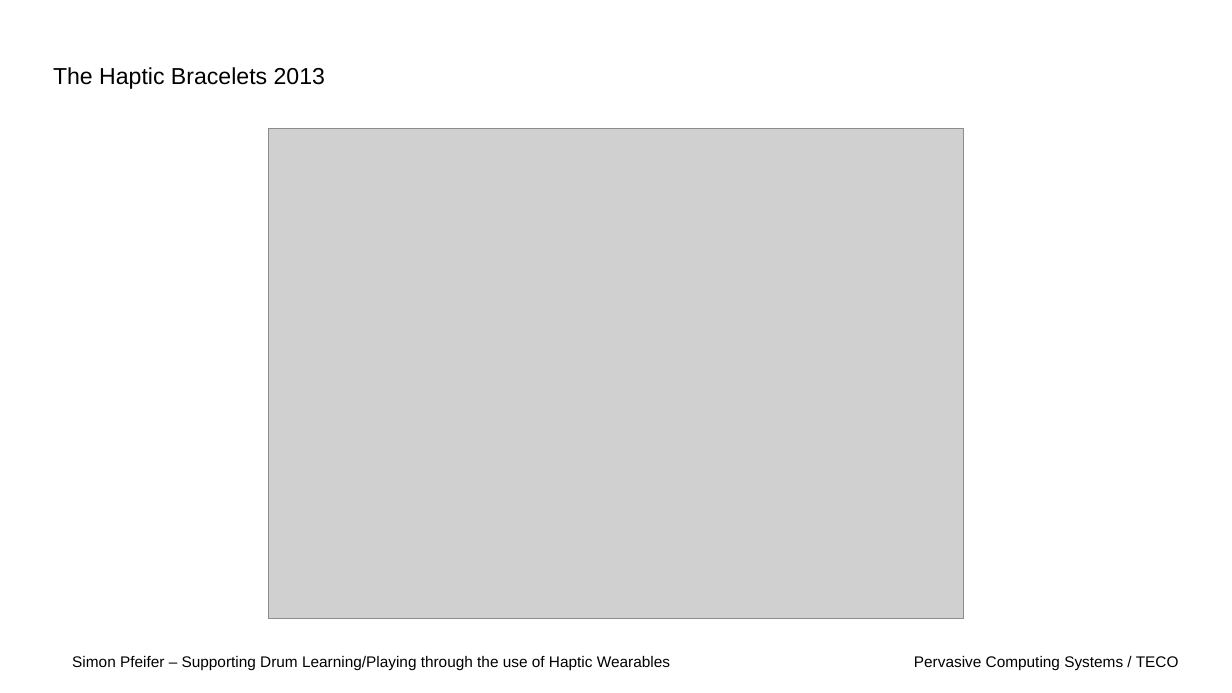
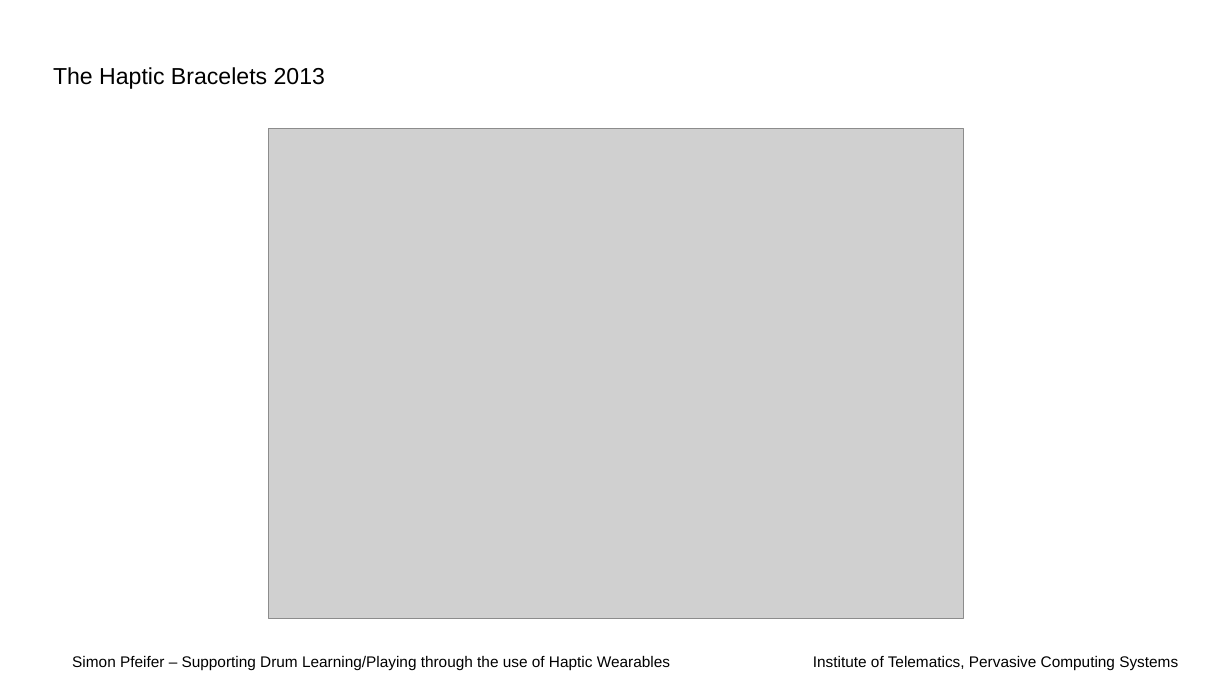
Before and after one commit to Spiemer/proseminar, a slide deck: slide 4 of presentation/presentation.odp. Drawn at 1232x693 pixels with LibreOffice and Linux fonts; fonts in the diff are those of the drawing; grey boxes stand for pictures; background and template pictures are left out. Boxes give left, top, right and bottom in pixels: in the first picture for what was removed or moved away, otherwise in the second. Text is boxed around its words. In the diff, an @@ line names an element or a change of style, - is before the commit and + after.

```diff
--- a/presentation/presentation.odp
+++ b/presentation/presentation.odp
@@ text at (x1=813, y1=656, x2=1178, y2=670): text changed @@
-Pervasive Computing Systems / TECO
+Institute of Telematics, Pervasive Computing Systems
```
Also in this commit, not shown: 3 other slides changed, 1 slide added, 1 slide removed, 1 other file.
